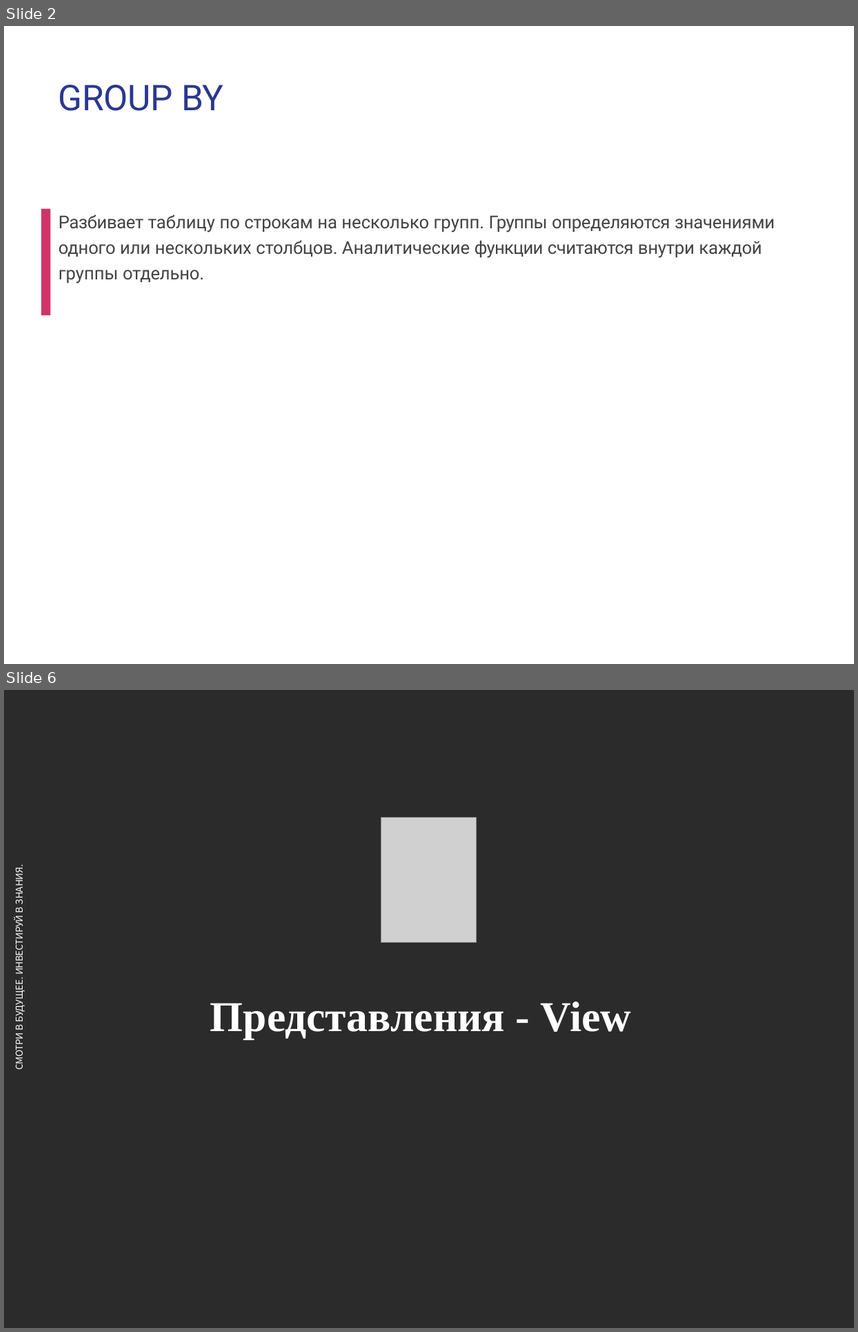
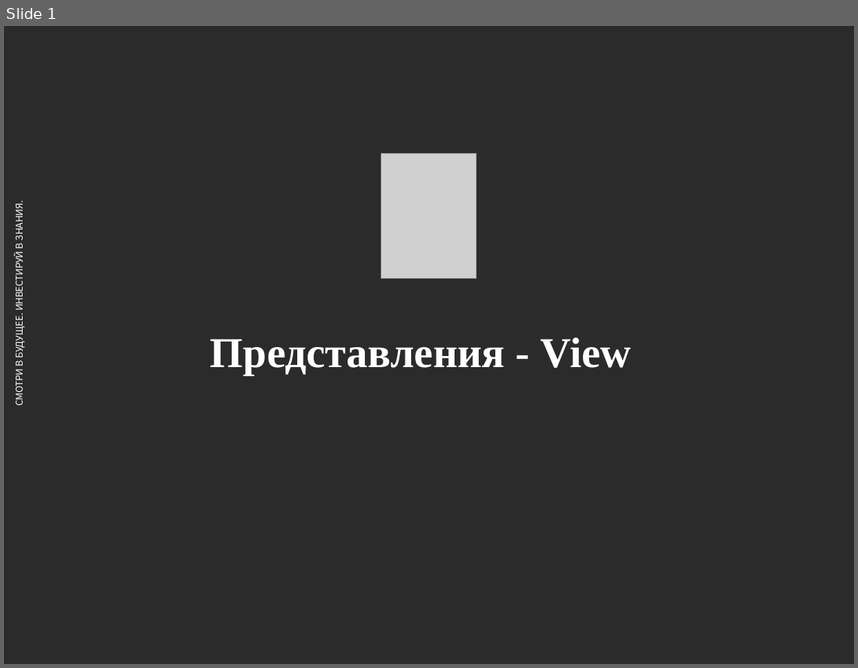
Before and after one commit to andreyzhurlov/ais_postgresql_course_v2, a slide deck: lecture_08/Представления_Оконные_функции.pptx. Shown one above the other, each under a label of ours: slides 2 and 6 before the commit, slide 1 after it; the slides between them are not shown. The pictures are 858x1332 and 858x668 pixels, drawn with LibreOffice and Linux fonts; fonts in the diff are those of the drawing; grey boxes stand for pictures; background and template pictures are left out; a plain dark background stands for a picture behind light text. Boxes give left, top, right and bottom in pixels: in the first picture for what was removed or moved away, otherwise in the second. Text is boxed around its words. In the diff, an @@ line names an element or a change of style, - is before the commit and + after.

```diff
--- a/lecture_08/Представления_Оконные_функции.pptx
+++ b/lecture_08/Представления_Оконные_функции.pptx
@@ slide 2 removed at box(4, 26, 854, 664), background #FFFFFF @@
@@ text removed at box(59, 85, 223, 111) @@
-GROUP BY
@@ freeform shape removed at box(41, 209, 51, 315) @@
@@ text removed at box(59, 214, 775, 283) @@
-Разбивает таблицу по строкам на несколько групп. Группы определяются значениями одного или нескольких столбцов. Аналитические функции считаются внутри каждой группы отдельно.
@@ what was slide 6 is now slide 1 @@
```
Also in this commit, not shown: 4 other slides removed.
